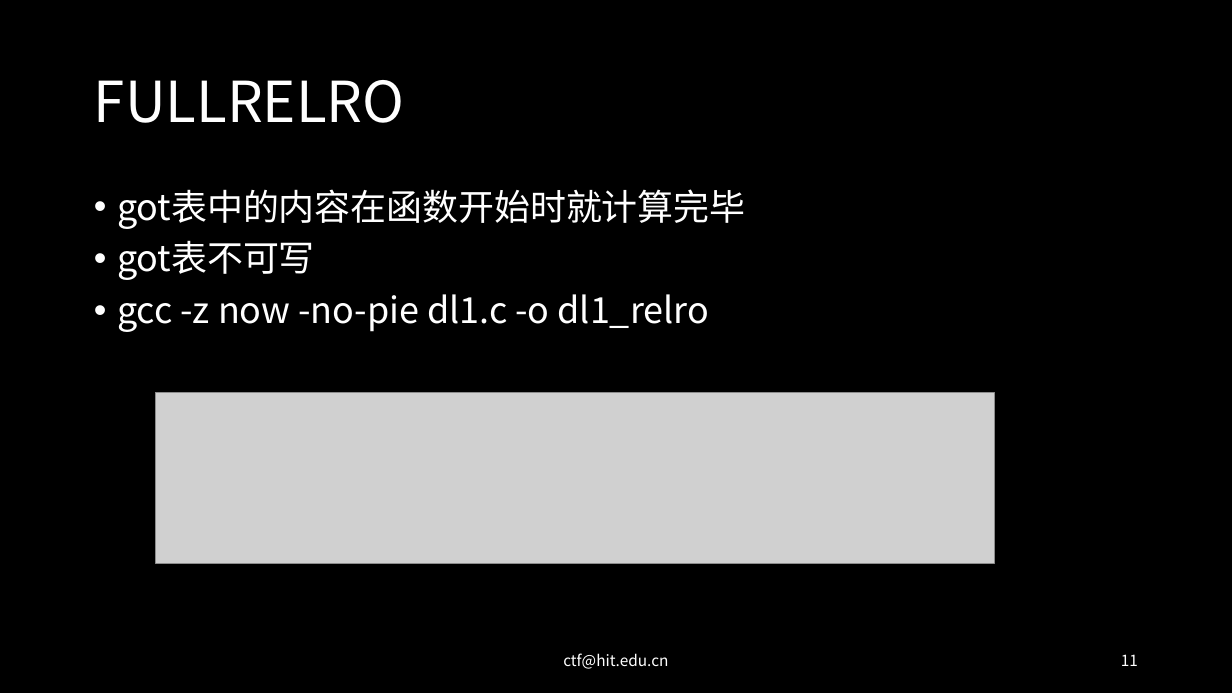
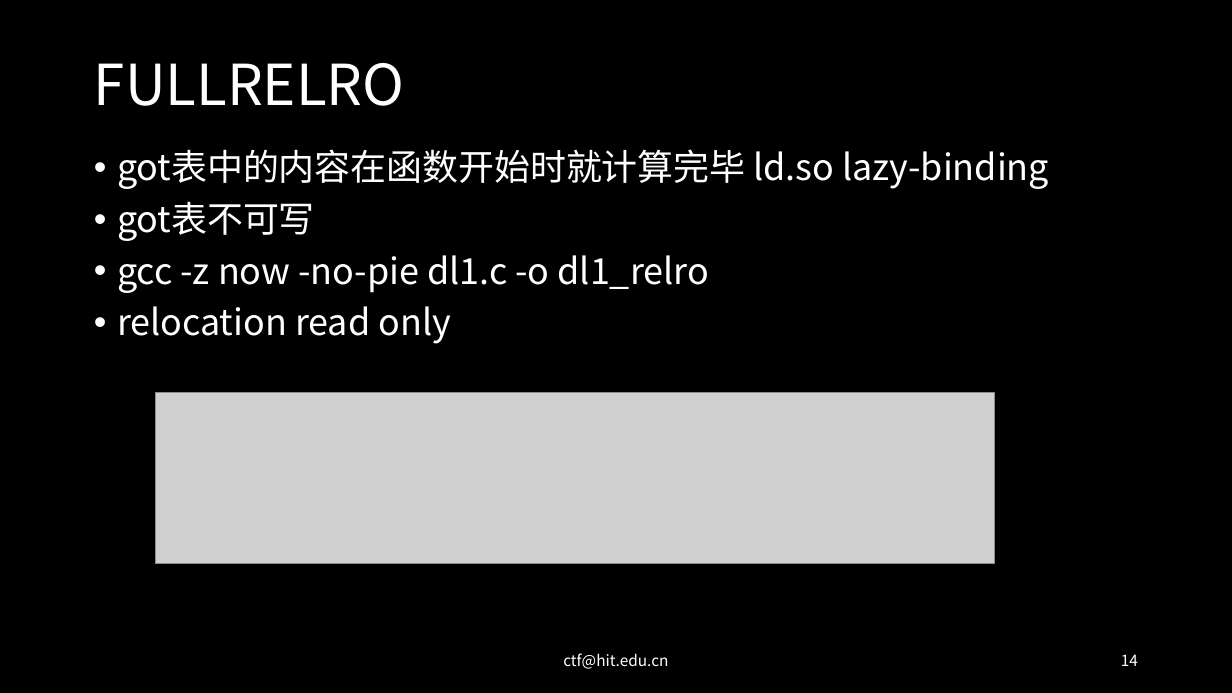
Before and after one commit to 7Hxz233/Lilac_2020_summer_pwn, a slide deck: slide 14 of slides/4-动态链接-plt表和got表.pptx (slide 11 before the commit). Drawn at 1232x693 pixels with LibreOffice and Linux fonts; fonts in the diff are those of the drawing; grey boxes stand for pictures. Boxes give left, top, right and bottom in pixels: in the first picture for what was removed or moved away, otherwise in the second. Text is boxed around its words. In the diff, an @@ line names an element or a change of style, - is before the commit and + after.

```diff
--- a/slides/4-动态链接-plt表和got表.pptx
+++ b/slides/4-动态链接-plt表和got表.pptx
@@ title "FULLRELRO": place and size @@
-title "FULLRELRO" at <box>94,80,405,123</box>
+title "FULLRELRO" at <box>94,63,405,106</box>
@@ text "got表中的内容在函数开始时就计算完毕 ld.so lazy-binding": place and size @@
-text "got表中的内容在函数开始时就计算完毕 ld.so lazy-binding" at <box>117,189,745,332</box>
+text "got表中的内容在函数开始时就计算完毕 ld.so lazy-binding" at <box>117,149,1049,344</box>
@@ text at <box>117,149,1049,189</box>: text changed @@
-• got表中的内容在函数开始时就计算完毕
+• got表中的内容在函数开始时就计算完毕 ld.so lazy-binding
@@ text at <box>117,306,451,344</box>: paragraph added @@
+• relocation read only
@@ page number at <box>1121,654,1138,666</box>: text changed @@
-11
+14
```
Also in this commit, not shown: 5 other slides changed, 3 slides added, 13 other files.
